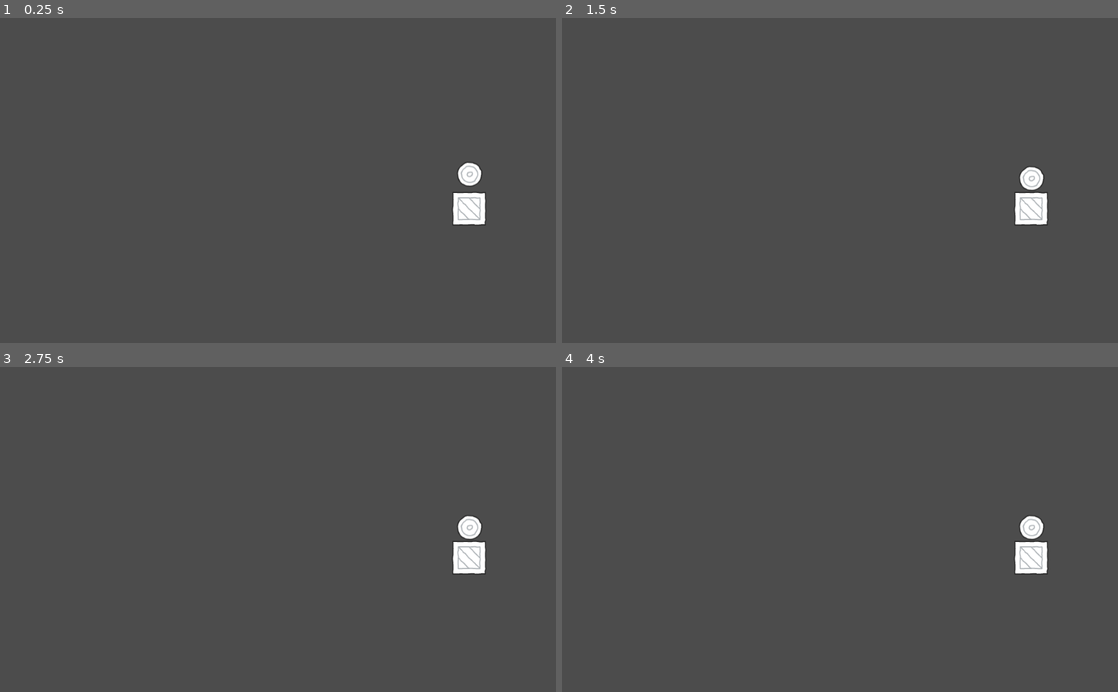
Above: before the commit, frames 1-4 (two rows, left to right).
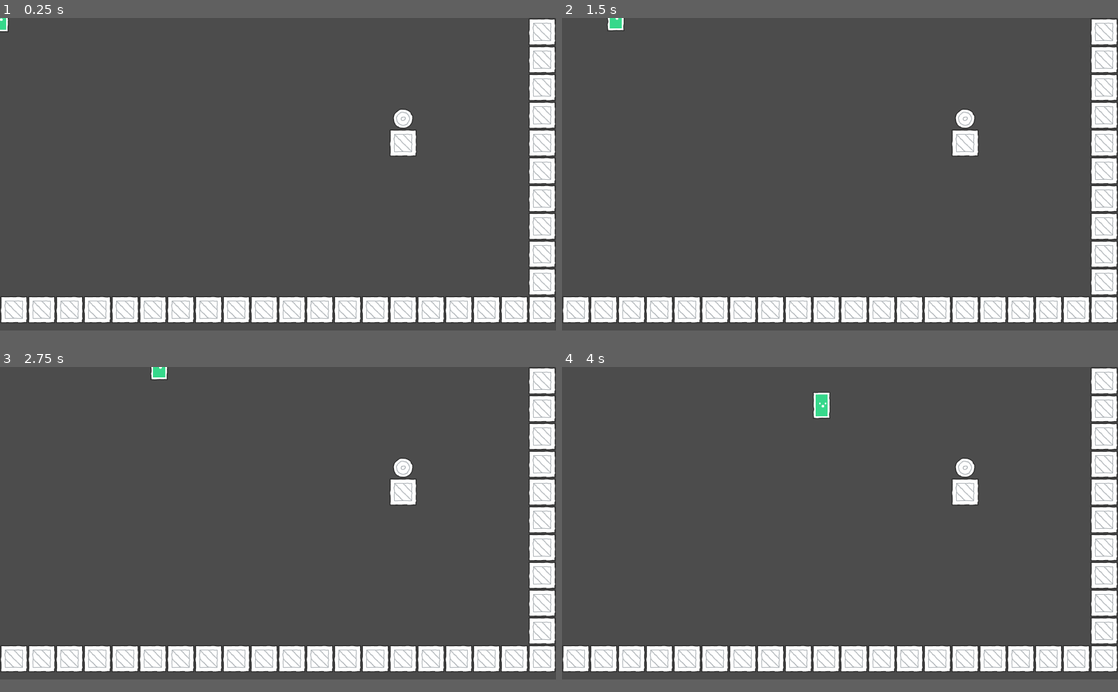
Above: after the commit, the same moments.

Repository: afoster1234/P1-Peg_Hit
Game: Godot game, scene res://src/Level.tscn
Same seed, same stepped clock (60 frames per second), same inputs: the game is played once before the commit and once after it. The project has no main scene, so this scene is started directly.
Inputs:
- Up to frame 1 (0.25 s): no input
- Up to frame 2 (1.5 s): hold D (right, bound only after the commit) 0.53-1.28 s; hold Down (ui_down) from 1.28 s (still down)
- Up to frame 3 (2.75 s): release Down (ui_down) at 2.03 s; hold D (right, bound only after the commit) from 2.03 s (still down)
- Up to frame 4 (4 s): release D (right, bound only after the commit) at 2.78 s; hold Up (ui_up) 2.78-3.53 s; hold A (left, bound only after the commit) from 3.53 s (still down)
In our replay, the window is 800x468 before the commit and 800x450 after it. These sizes can differ from the game's own. Grey fills any space a smaller window leaves; there, only what the larger window draws over its background counts as a difference.

The runs differ from the first frame. In frame 1, 13% of the frame differs, in the area x 0-100%, y 0-94%; in frame 2, 13%; in frame 3, 13%; in frame 4, 13%.

Commit message:
Major Rehaul

Diff:
--- /dev/null
+++ b/project/Node.gd
@@ -0,0 +1,16 @@
+extends Node
+
+
+# Declare member variables here. Examples:
+# var a = 2
+# var b = "text"
+
+
+# Called when the node enters the scene tree for the first time.
+func _ready():
+	pass # Replace with function body.
+
+
+# Called every frame. 'delta' is the elapsed time since the previous frame.
+#func _process(delta):
+#	pass
--- a/project/project.godot
+++ b/project/project.godot
@@ -18,6 +18,31 @@
 config/name="P1-peg_hit"
 config/icon="res://icon.png"
 
+[display]
+
+window/size/width=1280
+window/size/height=720
+window/size/resizable=false
+window/stretch/mode="2d"
+
+[input]
+
+left={
+"deadzone": 0.5,
+"events": [ Object(InputEventKey,"resource_local_to_scene":false,"resource_name":"","device":0,"alt":false,"shift":false,"control":false,"meta":false,"command":false,"pressed":false,"scancode":65,"unicode":0,"echo":false,"script":null)
+ ]
+}
+right={
+"deadzone": 0.5,
+"events": [ Object(InputEventKey,"resource_local_to_scene":false,"resource_name":"","device":0,"alt":false,"shift":false,"control":false,"meta":false,"command":false,"pressed":false,"scancode":68,"unicode":0,"echo":false,"script":null)
+ ]
+}
+up={
+"deadzone": 0.5,
+"events": [ Object(InputEventKey,"resource_local_to_scene":false,"resource_name":"","device":0,"alt":false,"shift":false,"control":false,"meta":false,"command":false,"pressed":false,"scancode":87,"unicode":0,"echo":false,"script":null)
+ ]
+}
+
 [rendering]
 
 environment/default_environment="res://default_env.tres"
--- a/project/src/Level.tscn
+++ b/project/src/Level.tscn
@@ -1,7 +1,8 @@
-[gd_scene load_steps=5 format=2]
+[gd_scene load_steps=6 format=2]
 
 [ext_resource path="res://src/Peg.tscn" type="PackedScene" id=1]
 [ext_resource path="res://assets/tile_crateDiagonal.png" type="Texture" id=2]
+[ext_resource path="res://src/Player.tscn" type="PackedScene" id=3]
 
 [sub_resource type="ConvexPolygonShape2D" id=1]
 points = PoolVector2Array( 64, 64, 0, 64, 0, 0, 64, 0 )
@@ -31,10 +32,12 @@
 
 [node name="Level" type="Node2D"]
 
-[node name="Peg" parent="." instance=ExtResource( 1 )]
-position = Vector2( 864.976, 285.656 )
-
 [node name="TileMap" type="TileMap" parent="."]
 tile_set = SubResource( 2 )
 format = 1
-tile_data = PoolIntArray( 327693, 0, 0 )
+tile_data = PoolIntArray( 19, 0, 0, 65555, 0, 0, 131091, 0, 0, 196627, 0, 0, 262158, 0, 0, 262163, 0, 0, 327699, 0, 0, 393235, 0, 0, 458771, 0, 0, 524307, 0, 0, 589843, 0, 0, 655360, 0, 0, 655361, 0, 0, 655362, 0, 0, 655363, 0, 0, 655364, 0, 0, 655365, 0, 0, 655366, 0, 0, 655367, 0, 0, 655368, 0, 0, 655369, 0, 0, 655370, 0, 0, 655371, 0, 0, 655372, 0, 0, 655373, 0, 0, 655374, 0, 0, 655375, 0, 0, 655376, 0, 0, 655377, 0, 0, 655378, 0, 0, 655379, 0, 0 )
+
+[node name="Player" parent="." instance=ExtResource( 3 )]
+
+[node name="Peg" parent="." instance=ExtResource( 1 )]
+position = Vector2( 928, 232 )
--- a/project/src/Player.gd
+++ b/project/src/Player.gd
@@ -1,24 +1,25 @@
-extends Node2D
+extends RigidBody2D
 
-export var speed = 200
 var screen_size
+export var strength : float = 200
 
 func _ready():
 	screen_size = get_viewport_rect().size
 
 func _process(delta):
-	var velocity = Vector2()
-	if Input.is_action_pressed("ui_down"):
-		velocity.y += 1
-	if Input.is_action_pressed("ui_up"):
-		velocity.y -= 1
-	if velocity.length() > 0:
-		velocity = velocity.normalized() * speed
-	position += velocity * delta
+	var speed = Vector2()
+	if Input.is_action_just_pressed("right"):
+		var direction = Vector2(1,-1).normalized()
+		var velocity = direction * strength
+		apply_impulse(Vector2.ZERO, velocity)
+	if Input.is_action_just_pressed("left"):
+		var direction = Vector2(-1,1).normalized()
+		var velocity = direction * strength
+		apply_impulse(Vector2.ZERO, velocity)
+	if Input.is_action_just_pressed("up"):
+		var direction = Vector2(10,0).normalized()
+		var velocity = direction * strength
+		apply_impulse(Vector2.ZERO, velocity)
+	position += speed * delta
 	position.x = clamp(position.x, 0, screen_size.x)
 	position.y = clamp(position.y, 0, screen_size.y)
-
-func start(pos):
-	position = pos
-	show()
-	$CollisionShape2D.disabled = false
--- a/project/src/Player.tscn
+++ b/project/src/Player.tscn
@@ -1,10 +1,16 @@
-[gd_scene load_steps=3 format=2]
+[gd_scene load_steps=4 format=2]
 
 [ext_resource path="res://src/Player.gd" type="Script" id=1]
-[ext_resource path="res://assets/item_gun.png" type="Texture" id=2]
+[ext_resource path="res://assets/character_squareGreen.png" type="Texture" id=2]
 
-[node name="Player" type="Node2D"]
+[sub_resource type="RectangleShape2D" id=1]
+extents = Vector2( 20.1668, 31.7146 )
+
+[node name="Player" type="RigidBody2D"]
 script = ExtResource( 1 )
 
-[node name="Sprite" type="Sprite" parent="."]
+[node name="Hitbox" type="CollisionShape2D" parent="."]
+shape = SubResource( 1 )
+
+[node name="Skin" type="Sprite" parent="."]
 texture = ExtResource( 2 )
Binary file added: project/assets/character_handRed.png
Not shown, added: project/assets/character_handRed.png.import
Binary file added: project/assets/character_squareGreen.png
Not shown, added: project/assets/character_squareGreen.png.import
